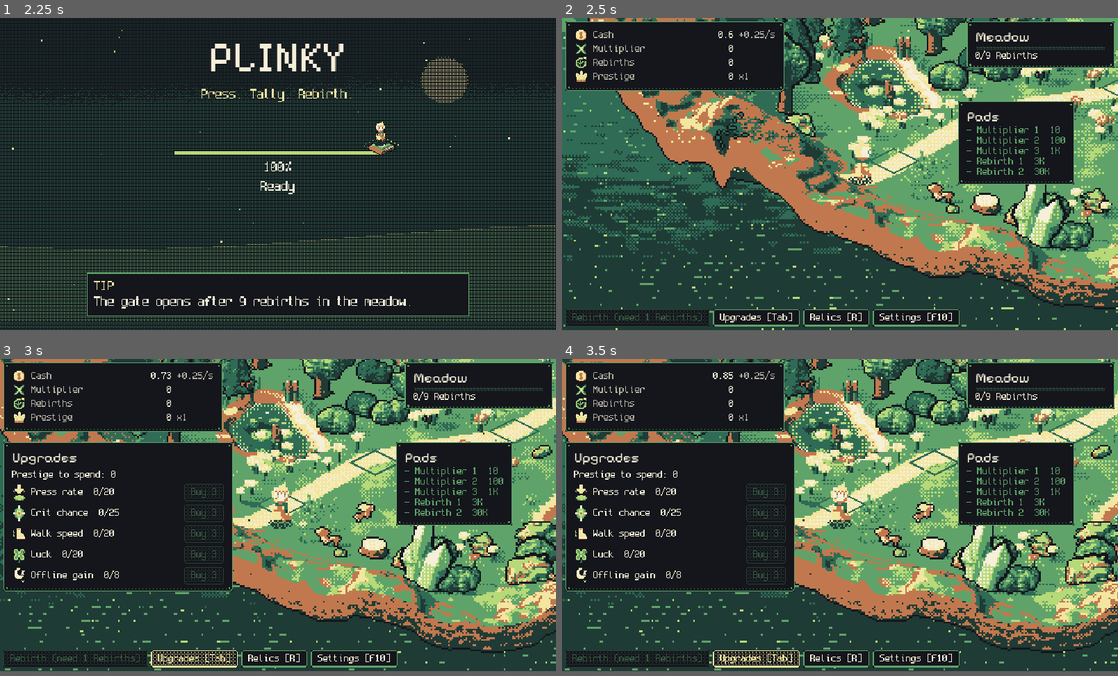
Above: before the commit, frames 1-4 (two rows, left to right).
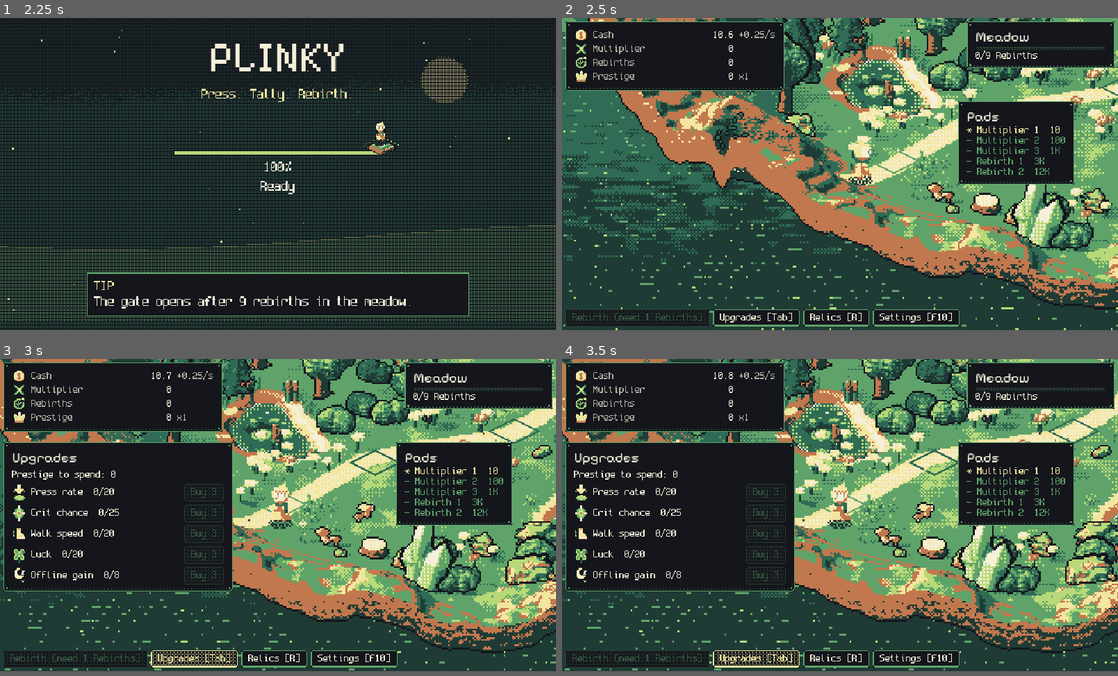
Above: after the commit, the same moments.

Repository: FreezingShock/Plinky
Game: Godot game, scene res://boot/boot.tscn
The game is run twice, just before and just after one commit, with the same random seed, the same clock (stepped at 60 frames per second) and the same inputs.
Inputs (mouse positions are in pixels of both pictures, inside the frame that each line leads up to):
- Up to frame 1 (2.25 s): tap Enter (ui_accept) at 0.5, 0.77, 1.07 s; move the mouse to (400, 157) at 0.52 s; hold D 0.53-1.25 s; tap Space at 0.6 s; click (400, 157) at 0.67 s; drag from (166, 189) to (250, 236) at 1.27 s; move the mouse to (333, 106) at 2.02 s; hold D from 2.03 s (still down); tap 2 at 2.1 s
- Up to frame 2 (2.5 s): keep holding D
- Up to frame 3 (3 s): release D at 2.75 s; click "Upgrades [Tab]" at 2.75 s
- Up to frame 4 (3.5 s): no input

Frame 1 is identical in both runs. In frame 2, 0.2% of the frame differs, in the area x 27-90%, y 4-50%; in frame 3, 0.2%; in frame 4, 0.2%.

Commit message:
Tune zone 1 opening, r2 cost and relic drop pacing
Cash starts at 10, r2 costs 12000, relic drops are time-throttled with a
guaranteed first drop and a pity timer. Adds balance-sim v1 and audit notes.

Co-Authored-By: Claude Sonnet 5.5 <noreply@anthropic.com>
Claude-Session: https://claude.ai/code/session_01Pmx9dWLZ3rbvRMnfgTv3hX

Diff:
--- a/content/buttons/r2.tres
+++ b/content/buttons/r2.tres
@@ -9,7 +9,7 @@
 row = &"rebirth"
 row_index = 1
 cost_stat = &"mult"
-base_cost = 30000.0
+base_cost = 12000.0
 cost_growth = 10.0
 reward_stat = &"reb"
 reward = 8.0
--- a/content/relics/_config.tres
+++ b/content/relics/_config.tres
@@ -6,6 +6,9 @@
 script = ExtResource("1")
 base_slots = 3
 slot_unlock_rebirths = Array[int]([5, 20])
-base_drop_chance = 0.02
+base_drop_chance = 0.015
+roll_interval = 1.0
+pity_seconds = 150.0
+first_drop_seconds = 60.0
 luck_per_level = 0.05
 flash_min_rank = 3
--- a/content/stats/cash.tres
+++ b/content/stats/cash.tres
@@ -7,7 +7,7 @@
 id = &"cash"
 display_name = "Cash"
 tier = 0
-start = 0.0
+start = 10.0
 passive = true
 income_boost_stat = &"mult"
 gain_boost_stat = &""
--- a/core/relic_inventory.gd
+++ b/core/relic_inventory.gd
@@ -97,8 +97,8 @@
 
 ## Rolls a drop. Returns the relic id, or &"" for no drop. `luck_level` comes from the Luck attribute.
 ## Rarity is picked by weight first (so Divine stays rare no matter how many relics exist), then a relic within it.
-func roll_drop(rng: RandomNumberGenerator, luck_level: int) -> StringName:
-	if rng.randf() >= config.drop_chance(luck_level):
+func roll_drop(rng: RandomNumberGenerator, luck_level: int, force: bool = false) -> StringName:
+	if not force and rng.randf() >= config.drop_chance(luck_level):
 		return &""
 	var by_rarity: Dictionary = {}  ## RarityDef -> Array[RelicDef]
 	for d: RelicDef in defs.values():
--- a/core/sim.gd
+++ b/core/sim.gd
@@ -30,6 +30,9 @@
 var play_seconds: float = 0.0
 var press_count: int = 0
 var rebirth_count: int = 0   # rebirth actions done; unlocks relic slots
+var relic_drops: int = 0     # relics dropped from presses this save
+var _last_roll_at: float = -1000.0   # play_seconds of the last drop roll
+var _last_drop_at: float = 0.0       # play_seconds of the last drop (0 = none yet)
 var rng: RandomNumberGenerator = RandomNumberGenerator.new()
 
 var _dirty: Dictionary = {}
@@ -79,6 +82,9 @@
 	play_seconds = 0.0
 	press_count = 0
 	rebirth_count = 0
+	relic_drops = 0
+	_last_roll_at = -1000.0
+	_last_drop_at = 0.0
 	if relics != null:
 		relics.from_dict({})
 		relics.set_rebirths(0)
@@ -234,7 +240,7 @@
 	_flush()
 	button_pressed.emit(button_id, world_pos, gain, crit)
 	if allow_pulse:
-		var drop: StringName = relics.roll_drop(rng, luck_level())
+		var drop: StringName = _roll_relic_drop()
 		if drop != &"":
 			relics.add_relic(drop)
 		var pulse: float = relics.total_effect(RelicDef.Effect.PULSE_CHANCE)
@@ -243,6 +249,21 @@
 				if other.zone == b.zone and other.row == b.row and absi(other.row_index - b.row_index) == 1:
 					_press(other.id, world_pos, false)
 	return true
+
+
+## One drop roll per roll_interval of play time, with a guaranteed first drop and a pity timer.
+func _roll_relic_drop() -> StringName:
+	var rc: RelicConfig = relics.config
+	if play_seconds - _last_roll_at < rc.roll_interval:
+		return &""
+	_last_roll_at = play_seconds
+	var due: float = rc.first_drop_seconds if relic_drops == 0 else rc.pity_seconds
+	var force: bool = play_seconds - _last_drop_at >= due
+	var drop: StringName = relics.roll_drop(rng, luck_level(), force)
+	if drop != &"":
+		relic_drops += 1
+		_last_drop_at = play_seconds
+	return drop
 
 
 ## Advance the simulation by dt seconds of passive income. Presses are separate (try_press).
@@ -393,6 +414,8 @@
 		"play_seconds": play_seconds,
 		"press_count": press_count,
 		"rebirth_count": rebirth_count,
+		"relic_drops": relic_drops,
+		"last_drop_at": _last_drop_at,
 		"relics": relics.to_dict(),
 	}
 
@@ -428,6 +451,8 @@
 	play_seconds = float(d.get("play_seconds", 0.0))
 	press_count = int(d.get("press_count", 0))
 	rebirth_count = int(d.get("rebirth_count", 0))
+	relic_drops = int(d.get("relic_drops", 0))
+	_last_drop_at = float(d.get("last_drop_at", play_seconds))
 	var rd: Variant = d.get("relics", {})
 	if rd is Dictionary:
 		relics.from_dict(rd)
--- a/data/relic_config.gd
+++ b/data/relic_config.gd
@@ -8,6 +8,13 @@
 @export var slot_unlock_rebirths: Array[int] = [5, 20]
 ## Base chance a press drops a relic, before Luck.
 @export var base_drop_chance: float = 0.02
+## A press only rolls for a drop if at least this many seconds passed since the last roll.
+## Hold-to-press can buy many times a second; this keeps drops tied to play time, not click speed.
+@export var roll_interval: float = 1.0
+## Guaranteed drop once this many play seconds pass with no drop (bad-luck protection).
+@export var pity_seconds: float = 150.0
+## The very first relic is guaranteed by this play second, so the system shows itself early.
+@export var first_drop_seconds: float = 60.0
 ## Added drop chance per Luck level (SPEC: +5% relic drop chance, treated as relative).
 @export var luck_per_level: float = 0.05
 
--- a/tests/test_save.gd
+++ b/tests/test_save.gd
@@ -30,7 +30,7 @@
 	t.ok(SaveCodec.decode('{"game": {}}').is_empty(), "missing version is rejected")
 	var sim3: Sim = t.make_sim()
 	t.ok(not sim3.from_dict({}), "empty dict gives a new game, no crash")
-	t.near(sim3.get_stat(&"cash").to_float(), 0.0, 1e-9, "new game after empty load")
+	t.near(sim3.get_stat(&"cash").to_float(), 10.0, 1e-9, "new game after empty load starts with 10 cash")
 	sim3.from_dict({"stats": {"cash": "oops", "ghost": [1, 1]}, "zone": "nowhere", "attributes": {"luck": 9999}})
 	t.eq(sim3.zone_id, &"zone1", "unknown zone falls back")
 	t.eq(sim3.attr_level(&"luck"), 20, "attribute level clamps to cap")
--- a/tests/test_sim.gd
+++ b/tests/test_sim.gd
@@ -11,7 +11,7 @@
 	t.near(sim.income_per_second(&"cash").to_float(), 0.25, 1e-9, "base income")
 	for i in 400:
 		sim.step(0.1)  # 40 s
-	t.near(sim.get_stat(&"cash").to_float(), 10.0, 1e-6, "40 s of income is 10 cash")
+	t.near(sim.get_stat(&"cash").to_float(), 20.0, 1e-6, "start 10 plus 40 s of income (10) is 20 cash")
 	t.ok(sim.can_afford(&"m1"), "m1 affordable at 10 cash")
 	t.ok(not sim.can_afford(&"m2"), "m2 not affordable")
 	var seen: Array = []
@@ -19,7 +19,7 @@
 	t.ok(sim.try_press(&"m1"), "press m1")
 	t.eq(seen.size(), 1, "button_pressed emitted once")
 	t.near(sim.get_stat(&"mult").to_float(), 1.0, 1e-9, "m1 gives +1 mult")
-	t.near(sim.get_stat(&"cash").to_float(), 0.0, 1e-6, "cost spent")
+	t.near(sim.get_stat(&"cash").to_float(), 10.0, 1e-6, "cost spent")
 	t.near(sim.income_per_second(&"cash").to_float(), 0.5, 1e-9, "income doubles with 1 mult")
 	var denied: Array = []
 	sim.button_denied.connect(func(id: StringName) -> void: denied.append(id))
@@ -59,7 +59,7 @@
 	sim.stats[&"mult"] = BigNum.from_float(77.0)
 	t.ok(sim.try_rebirth(), "rebirth at reb 9")
 	t.near(sim.get_stat(&"prestige").to_float(), 9.0, 1e-9, "prestige gained = reb at reset")
-	t.near(sim.get_stat(&"cash").to_float(), 0.0, 1e-9, "cash reset")
+	t.near(sim.get_stat(&"cash").to_float(), 10.0, 1e-9, "cash resets to its start of 10")
 	t.near(sim.get_stat(&"mult").to_float(), 0.0, 1e-9, "mult reset")
 	t.near(sim.get_stat(&"reb").to_float(), 0.0, 1e-9, "reb reset")
 	t.ok(sim.is_gate_open(&"zone1"), "gate stays open")
@@ -108,3 +108,20 @@
 	sim.try_rebirth()
 	t.eq(sim.rebirth_count, 1, "rebirth_count increments")
 	t.eq(sim.relics.rebirths, 1, "relic inventory told about the rebirth")
+
+	# Relic drops: one roll per roll_interval, guaranteed first drop, pity timer
+	sim.new_game()
+	sim.rng.seed = 7
+	sim.relics.config.base_drop_chance = 0.0  # only the guarantees can drop anything
+	sim.stats[&"cash"] = BigNum.from_float(1000000.0)
+	for i in 50:
+		sim.try_press(&"m1")  # 50 presses at play time 0: one roll at most, and it is not due yet
+	t.eq(sim.relic_drops, 0, "no drop before first_drop_seconds")
+	sim.play_seconds = sim.relics.config.first_drop_seconds + 1.0
+	for i in 50:
+		sim.try_press(&"m1")
+	t.eq(sim.relic_drops, 1, "first drop is guaranteed, and one roll per interval caps a press burst at one")
+	sim.play_seconds += sim.relics.config.pity_seconds + 1.0
+	sim.try_press(&"m1")
+	t.eq(sim.relic_drops, 2, "pity timer forces a drop")
+	sim.relics.config.base_drop_chance = 0.015
Not shown, changed: docs/balance.md
Not shown, changed: docs/decisions.md
